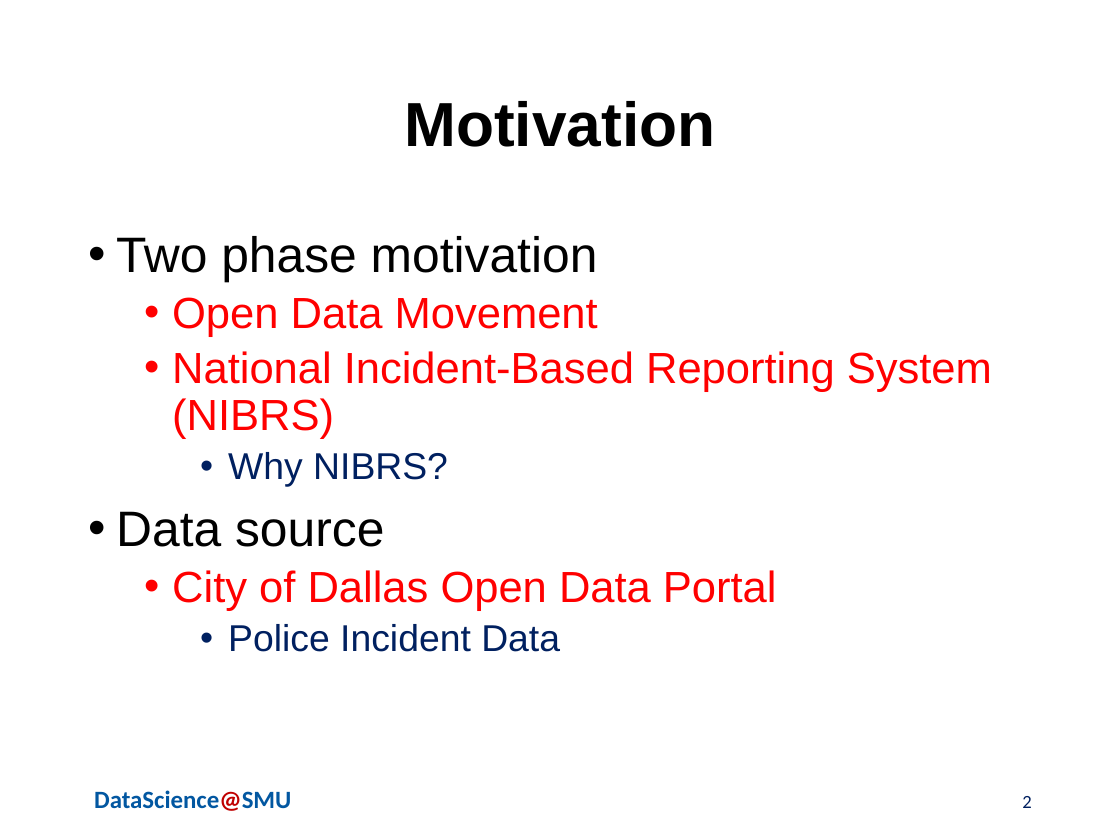
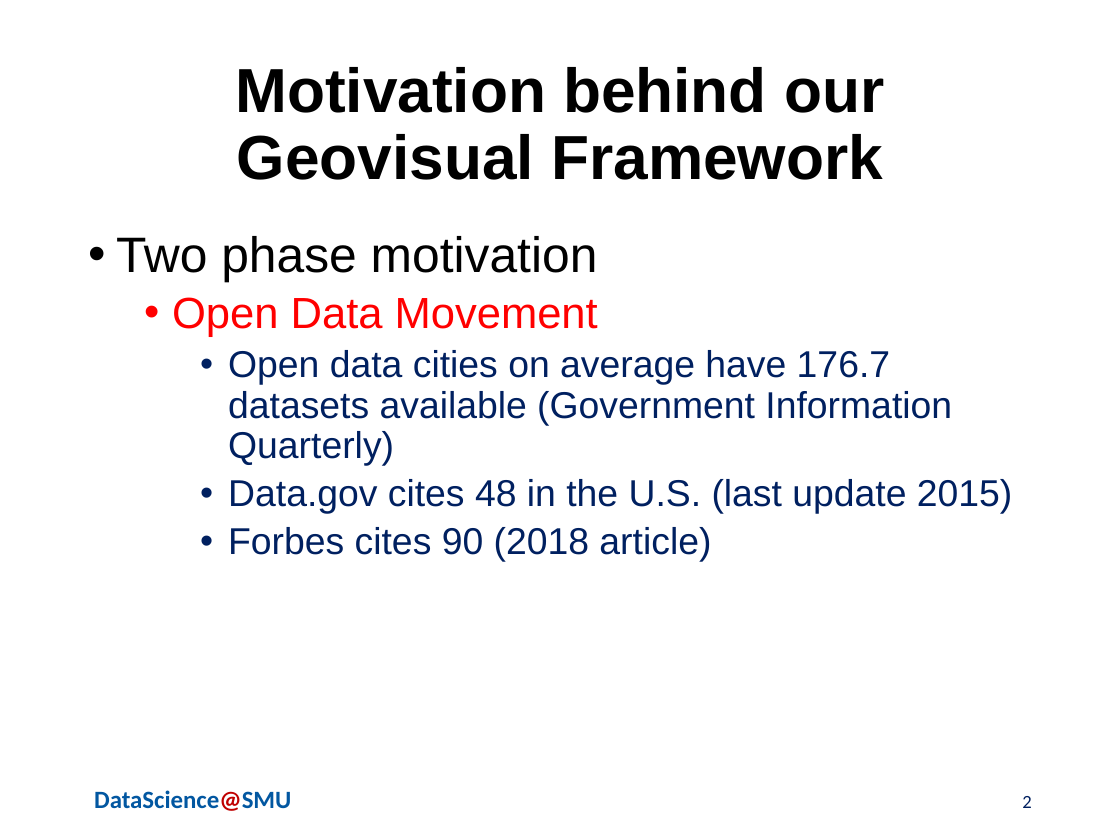
Before and after one commit to Laurendarr4/Capstone-Project-SMU, a slide deck: slide 2 of MSDSPresentationTemplate.pptx. Drawn at 1120x840 pixels with LibreOffice and Linux fonts; fonts in the diff are those of the drawing; background and template pictures are left out. Boxes give left, top, right and bottom in pixels: in the first picture for what was removed or moved away, otherwise in the second. Text is boxed around its words. In the diff, an @@ line names an element or a change of style, - is before the commit and + after.

```diff
--- a/MSDSPresentationTemplate.pptx
+++ b/MSDSPresentationTemplate.pptx
@@ title at bbox=[235, 67, 884, 180]: text changed @@
-Motivation
+Motivation behind our Geovisual Framework
@@ text at bbox=[228, 350, 1012, 562]: text changed; size 28 to 24 pt; text colour #FF0000 to #002060 @@
-  • National Incident-Based Reporting System (NIBRS)
-    • Why NIBRS?
-• Data source
-  • City of Dallas Open Data Portal
-    • Police Incident Data
+    • Open data cities on average have 176.7 datasets available (Government Information Quarterly)
+    • Data.gov cites 48 in the U.S. (last update 2015)
+    • Forbes cites 90 (2018 article)
```
Also in this commit, not shown: 4 slides added, 4 slides removed.
